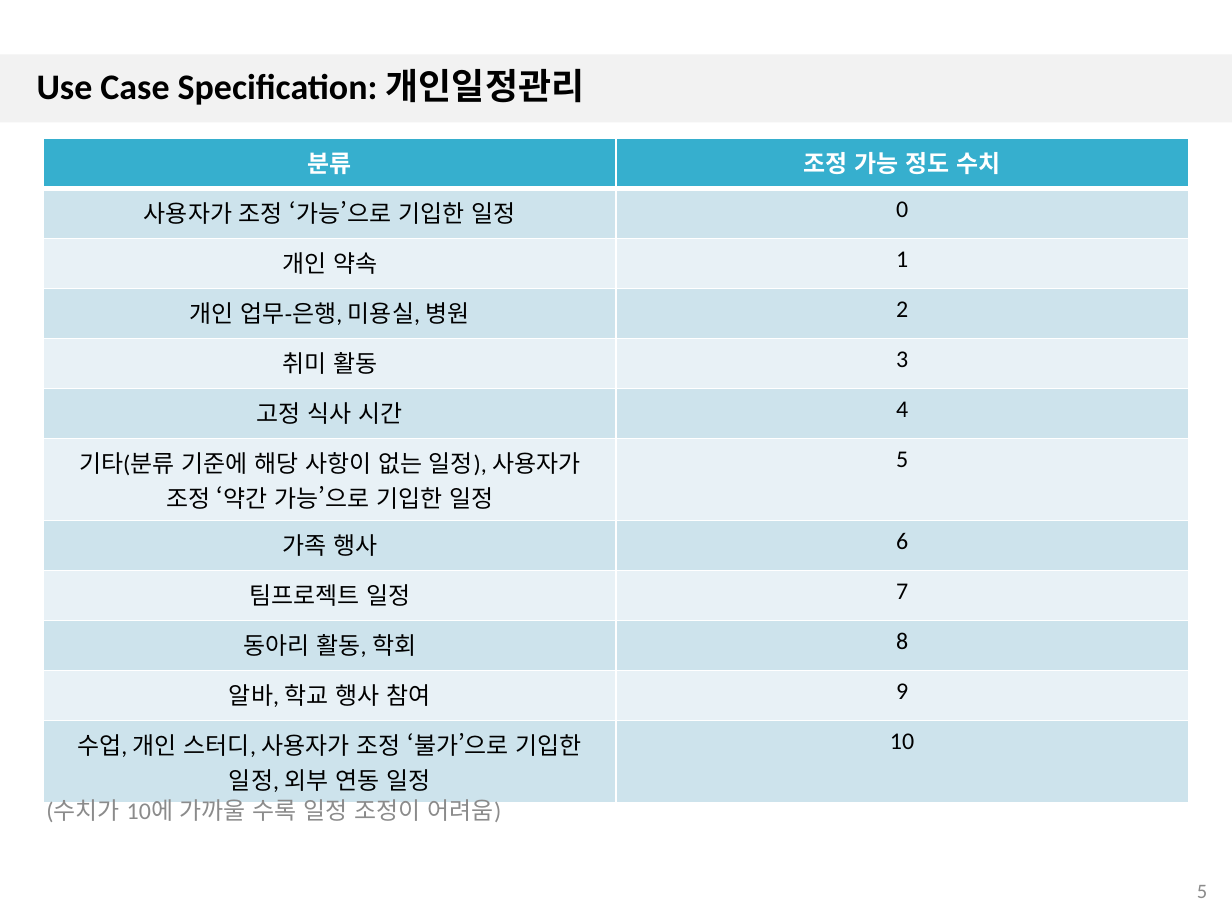
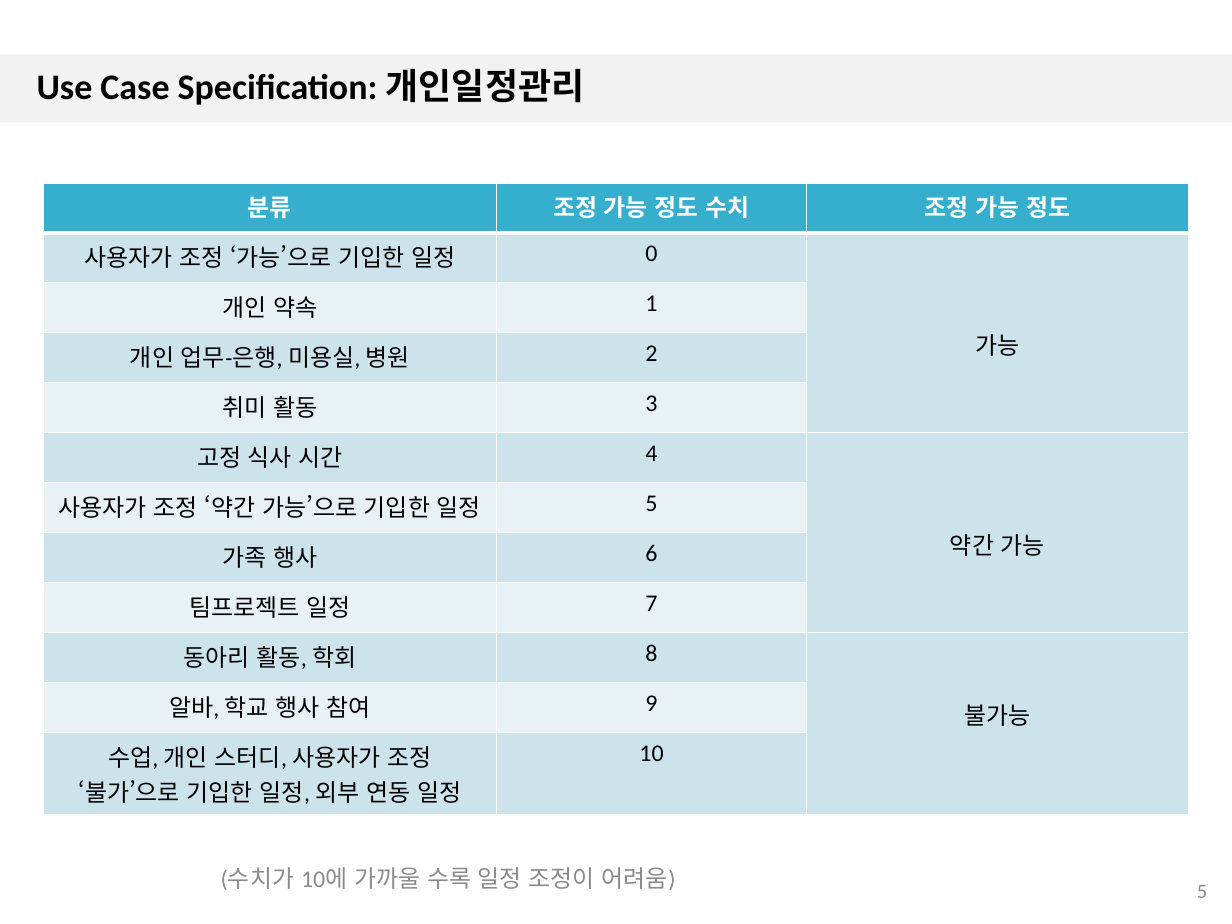
Before and after one commit to 7hong13/FillingGood, a slide deck: slide 5 of SRS/1.4/4팀_일정추천앱_UC_Spec_1.41.pptx. Drawn at 1232x924 pixels with LibreOffice and Linux fonts; fonts in the diff are those of the drawing; background and template pictures are left out. Boxes give left, top, right and bottom in pixels: in the first picture for what was removed or moved away, otherwise in the second. Text is boxed around its words. In the diff, an @@ line names an element or a change of style, - is before the commit and + after.

Commit message:
12.09 SRS 개인일정관리 수정(자동판별로직)

```diff
--- a/SRS/1.4/4팀_일정추천앱_UC_Spec_1.41.pptx
+++ b/SRS/1.4/4팀_일정추천앱_UC_Spec_1.41.pptx
@@ table at [43,182,1188,822] @@
-column 1, row 7: 기타(분류 기준에 해당 사항이 없는 일정), 사용자가 조정 ‘약간 가능’으로 기입한 일정
+column 1, row 7: 사용자가 조정 ‘약간 가능’으로 기입한 일정
+column 3: 조정 가능 정도 | 가능 |  |  |  | 약간 가능 |  |  |  | 불가능 |  | 
@@ table: place and size @@
-table at [43,138,1189,796]
+table at [43,182,1188,822]
@@ text "(수치가 10에 가까울 수록 일정 ..." rewrapped from [46,795,501,822] to [221,867,676,890] @@
```
Also in this commit, not shown: 2 other slides changed.
